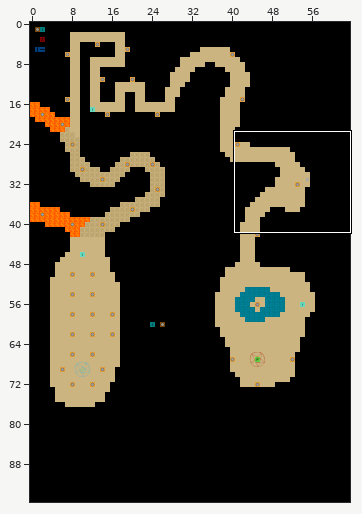
Two versions of a level (Tiled map (JSON), assets/maps/chap1.json). Above, an overview of the earlier version with the close-up marked.
Close-up. Before the commit:
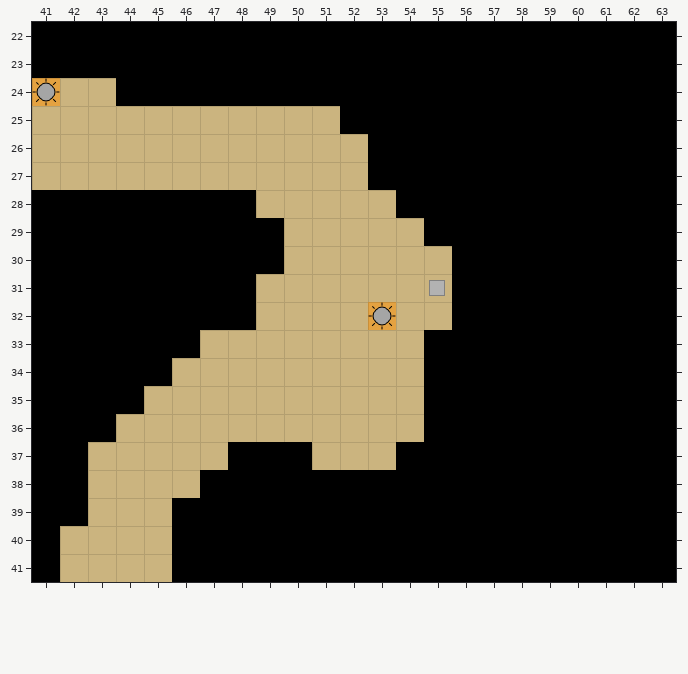
Cells are 32x32 px. Shown: x 41..63, y 22..41. The commit also changed other parts of the map, which this record leaves out.
Once edited:
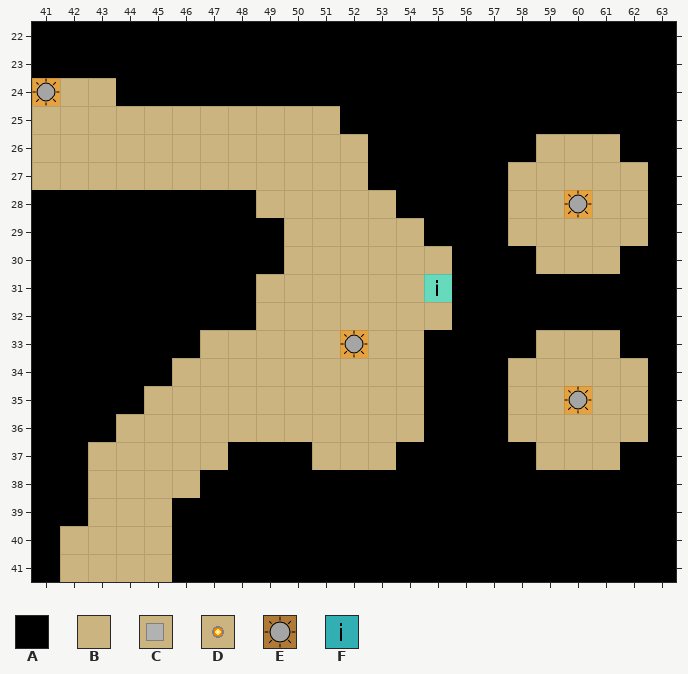
Key: from "basic": A 0, B 1, C 3, D 8; from "items": E 0, F 5.
_ is an empty cell.
Objects are placed by their top-left corner, in cells (3,4 is the top-left corner of cell 3,4); size is 1x1 cell unless given.
Tiles replaced or removed in this view: A, B, C, D.
Edits made:
Changed rows in their new state; . is an unchanged cell.
Layer "map":
first column x 52:
26 .......BBB.
27 ......BBBBB
28 ......BBDBB
29 ......BBBBB
30 .......BBB.
31 ...B.......
32 .B.........
33 D......BBB.
34 ......BBBBB
35 ......BBDBB
36 ......BBBBB
37 .......BBB.
Layer "lights":
added: E "LowLightMaze" at 60,28
changed: E "LowLight" at 53,32 -> E "LowLight" at 52,33
added: E "LowLight" at 60,35
Layer "items":
added: F "mazeSwitch" at 55,31
